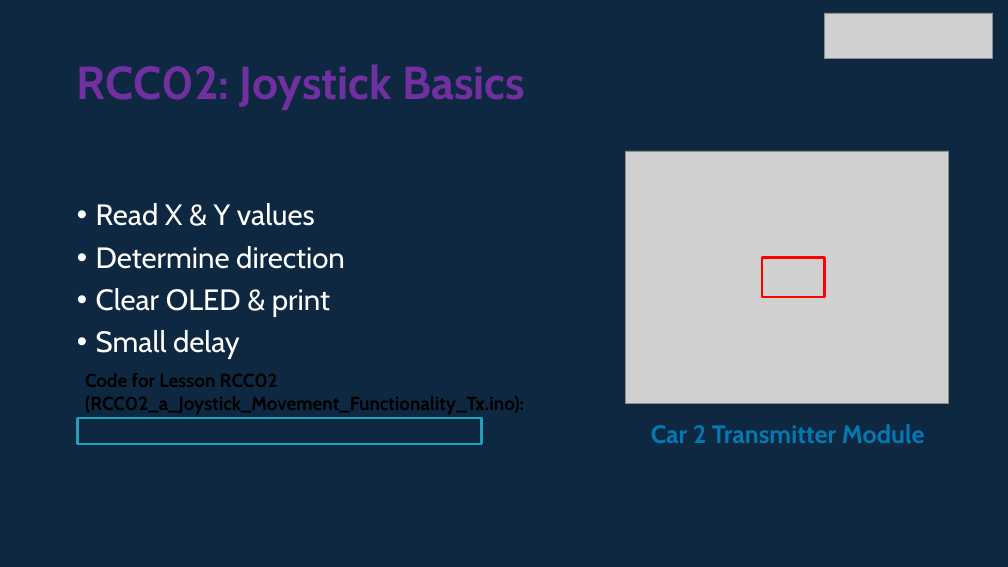
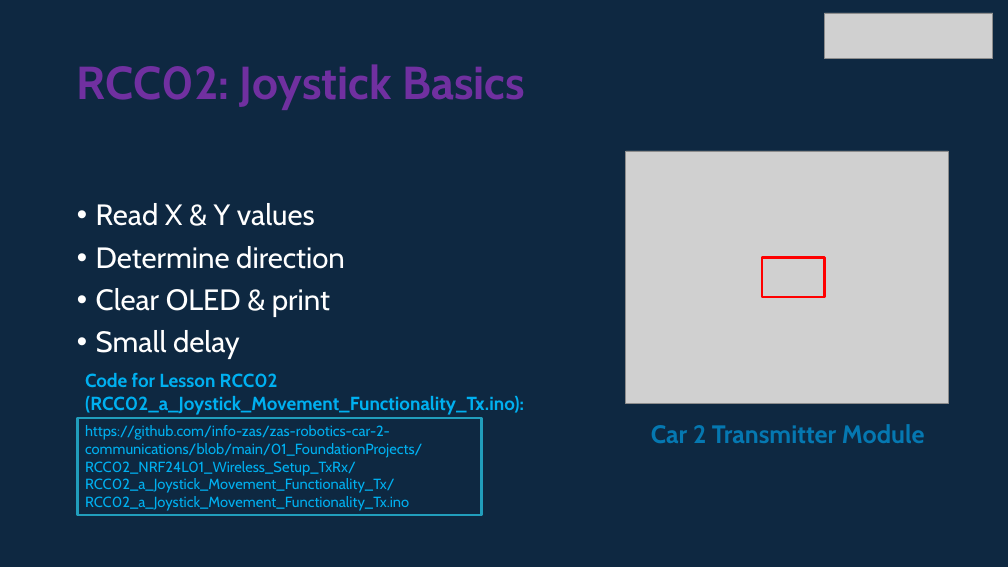
Before and after one commit to info-zas/zas-robotics-car-2-communications, a slide deck: slide 5 of 01_FoundationProjects/RCC02_NRF24L01_Wireless_Setup_TxRx/RCC02_NRF24L01_Wireless_Setup_TxRx.pptx. Drawn at 1008x567 pixels with LibreOffice and Linux fonts; fonts in the diff are those of the drawing; grey boxes stand for pictures. Boxes give left, top, right and bottom in pixels: in the first picture for what was removed or moved away, otherwise in the second. Text is boxed around its words. In the diff, an @@ line names an element or a change of style, - is before the commit and + after.

```diff
--- a/01_FoundationProjects/RCC02_NRF24L01_Wireless_Setup_TxRx/RCC02_NRF24L01_Wireless_Setup_TxRx.pptx
+++ b/01_FoundationProjects/RCC02_NRF24L01_Wireless_Setup_TxRx/RCC02_NRF24L01_Wireless_Setup_TxRx.pptx
@@ text added at [85, 373, 524, 415], 18 pt, text #00B0F0, bold @@
+Code for Lesson RCC02 (RCC02_a_Joystick_Movement_Functionality_Tx.ino):
@@ rectangle "https://github.com/info-zas/zas-robotics-car-2-communication ...": place and size @@
-rectangle "https://github.com/info-zas/zas-robotics-car-2-communication ..." at [78, 418, 482, 444]
+rectangle "https://github.com/info-zas/zas-robotics-car-2-communication ..." at [78, 418, 482, 515]
@@ text in rectangle at [85, 425, 422, 511]: text added @@
+https://github.com/info-zas/zas-robotics-car-2-communications/blob/main/01_FoundationProjects/RCC02_NRF24L01_Wireless_Setup_TxRx/RCC02_a_Joystick_Movement_Functionality_Tx/RCC02_a_Joystick_Movement_Functionality_Tx.ino
```
Also in this commit, not shown: 1 other slide changed, 11 other files.
